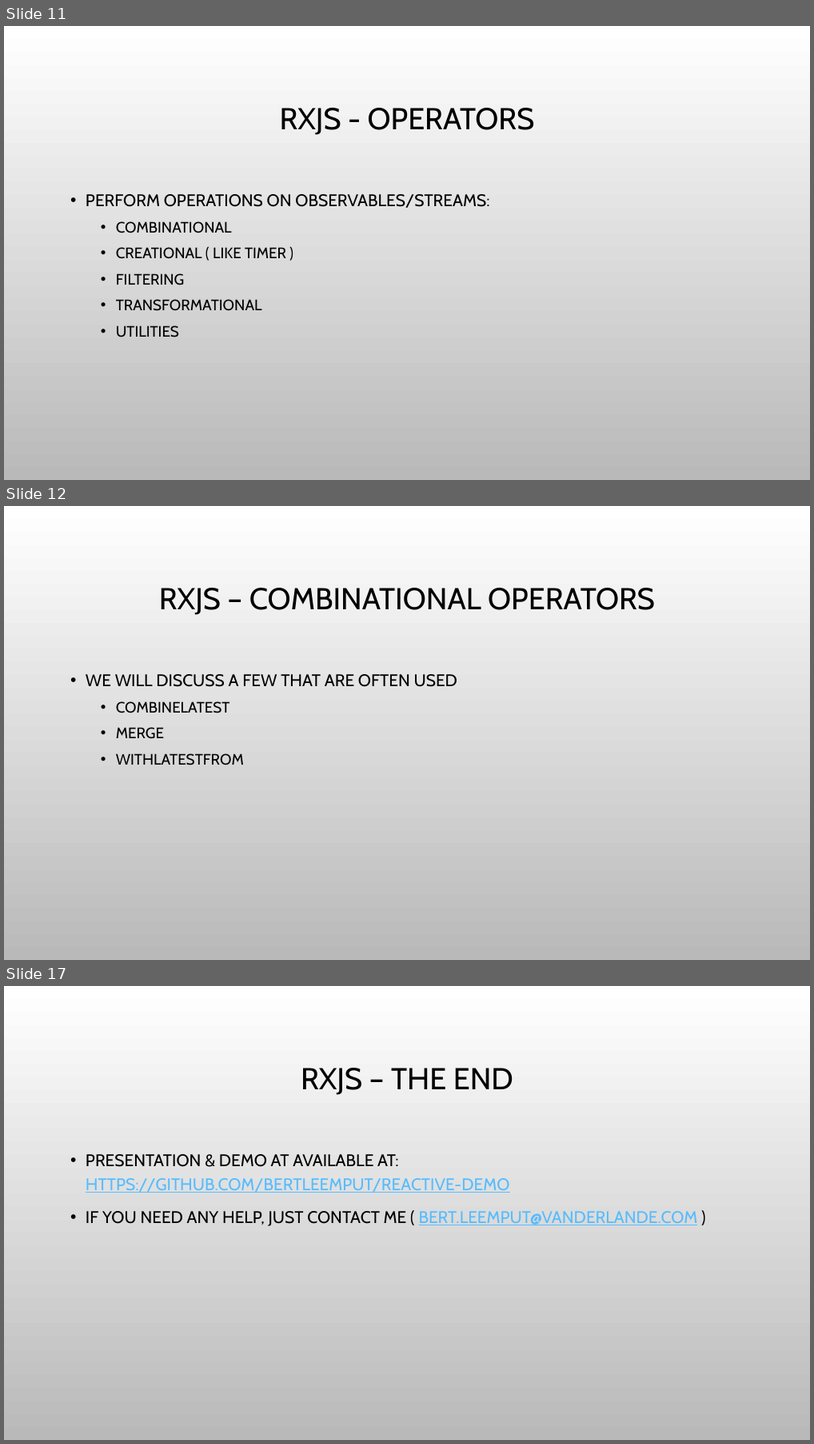
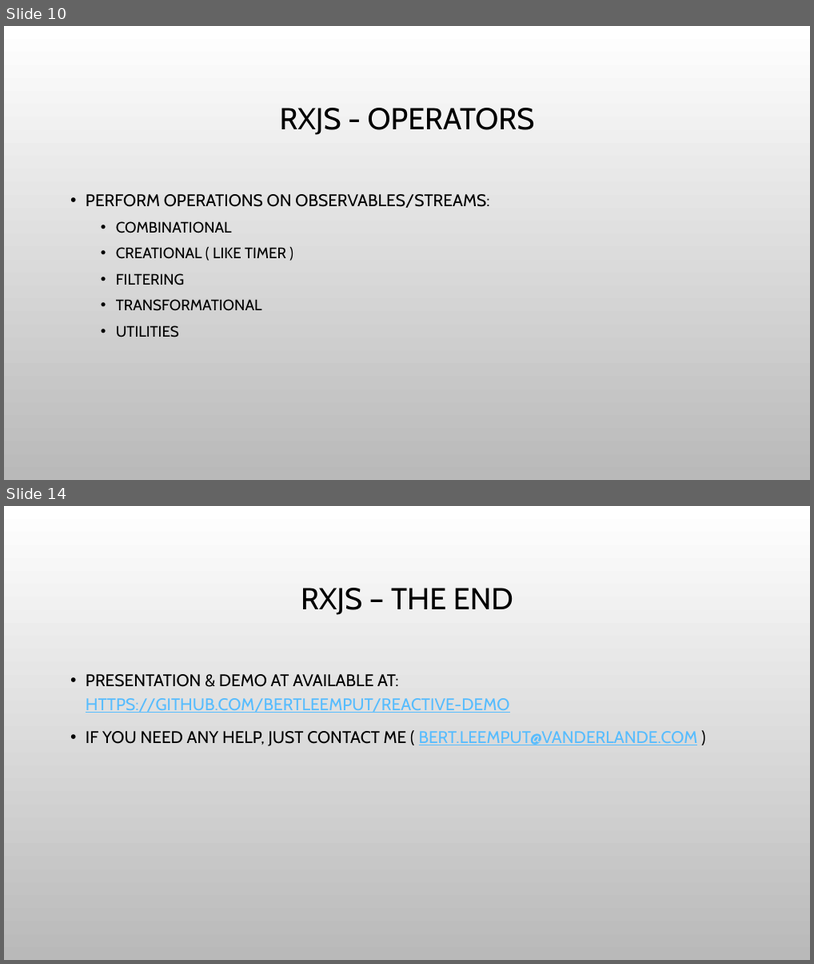
Before and after one commit to bertleemput/reactive-demo, a slide deck: Reactive Programming.pptx. Shown one above the other, each under a label of ours: slides 11, 12 and 17 before the commit, slides 10 and 14 after it; the slides between them are not shown. The pictures are 814x1444 and 814x964 pixels, drawn with LibreOffice and Linux fonts; fonts in the diff are those of the drawing; background and template pictures are left out. Boxes give left, top, right and bottom in pixels: in the first picture for what was removed or moved away, otherwise in the second. Text is boxed around its words. In the diff, an @@ line names an element or a change of style, - is before the commit and + after.

```diff
--- a/Reactive Programming.pptx
+++ b/Reactive Programming.pptx
@@ slide 12 removed at (x1=4, y1=506, x2=810, y2=960), background picture (left out) @@
@@ title removed at (x1=159, y1=588, x2=655, y2=615) @@
-RXJS – COMBINATIONAL OPERATORS
@@ text removed at (x1=86, y1=674, x2=458, y2=765) @@
-• WE WILL DISCUSS A FEW THAT ARE OFTEN USED
-  • COMBINELATEST
-  • MERGE
-  • WITHLATESTFROM
@@ what was slide 11 is now slide 10 @@
@@ what was slide 17 is now slide 14 @@
```
Also in this commit, not shown: 5 slides changed, 1 slide added, 3 other slides removed, 3 other files.
